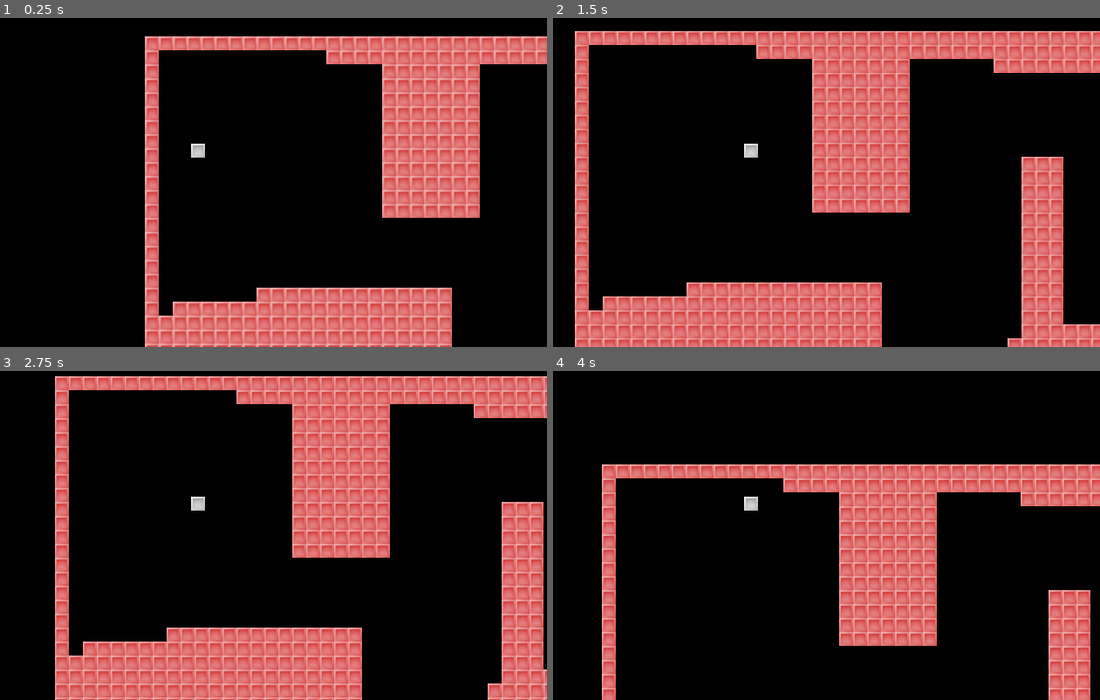
Above: before the commit, frames 1-4 (two rows, left to right).
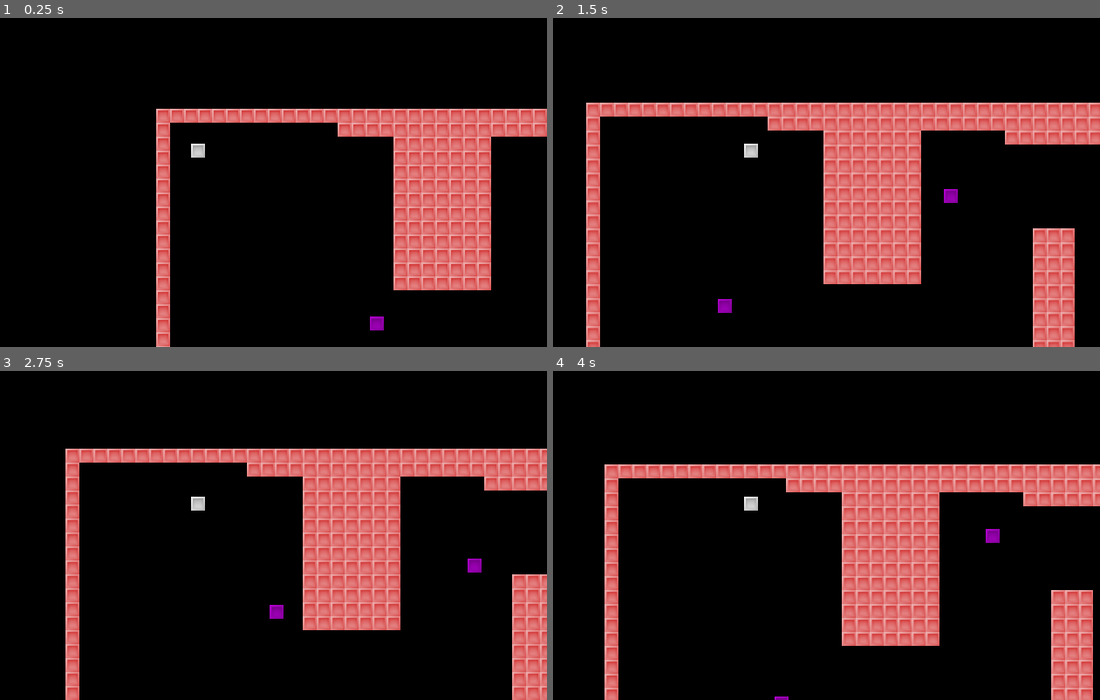
Above: after the commit, the same moments.

Repository: julabrego/programacion-videojuegos-iii-2026
Game: Godot game, scene res://main.tscn
Two runs of this game, one before a commit and one after it. Both use one fixed random seed, a clock stepped at 60 frames per second and the inputs below.
Inputs:
- Up to frame 1 (0.25 s): no input
- Up to frame 2 (1.5 s): hold Right (move_right) 0.53-1.28 s; tap Down (move_bottom) at 0.6, 1.35 s; hold Left (move_left) from 1.28 s (still down)
- Up to frame 3 (2.75 s): release Left (move_left) at 2.03 s; hold Right (move_right) from 2.03 s (still down); tap Down (move_bottom) at 2.1 s
- Up to frame 4 (4 s): release Right (move_right) at 2.78 s; hold Up (move_up) 2.78-3.53 s; tap Down (move_bottom) at 2.85, 3.6 s; hold Left (move_left) from 3.53 s (still down)

The runs differ from the first frame. In frame 1, 30% of the frame differs, in the area x 26-100%, y 5-100%; in frame 2, 41%, in the area x 3-100%, y 3-100%; in frame 3, 40%; in frame 4, 6.6%.

Commit message:
feature: adds dummy enemies

Diff:
--- /dev/null
+++ b/actividad-02/enemy/enemy.gd
@@ -0,0 +1,17 @@
+extends AnimatableBody2D
+
+@export var speed: float = 2.0
+@export var radius: float = 50.0
+
+var angle: float = 0.0
+var center_position: Vector2
+
+func _ready():
+	center_position = position
+
+func _physics_process(delta):
+	angle += speed * delta
+
+	var offset = Vector2(cos(angle), sin(angle)) * radius
+
+	position = center_position + offset
--- /dev/null
+++ b/actividad-02/enemy/enemy.tscn
@@ -0,0 +1,59 @@
+[gd_scene format=3 uid="uid://kr0vvro210me"]
+
+[ext_resource type="Texture2D" uid="uid://xlgnal526opc" path="res://player/player.png" id="1_2mvqj"]
+[ext_resource type="Script" uid="uid://bl3hskac44voy" path="res://enemy/enemy.gd" id="1_ofsxj"]
+
+[sub_resource type="Animation" id="Animation_1bvp3"]
+length = 2.0
+loop_mode = 1
+tracks/0/type = "value"
+tracks/0/imported = false
+tracks/0/enabled = true
+tracks/0/path = NodePath(".:rotation")
+tracks/0/interp = 1
+tracks/0/loop_wrap = true
+tracks/0/keys = {
+"times": PackedFloat32Array(0, 2),
+"transitions": PackedFloat32Array(1, 1),
+"update": 0,
+"values": [0.0, 6.283185307179586]
+}
+
+[sub_resource type="Animation" id="Animation_lquwl"]
+resource_name = "rotate"
+length = 2.0
+loop_mode = 1
+tracks/0/type = "value"
+tracks/0/imported = false
+tracks/0/enabled = true
+tracks/0/path = NodePath(".:rotation")
+tracks/0/interp = 1
+tracks/0/loop_wrap = true
+tracks/0/keys = {
+"times": PackedFloat32Array(0, 2),
+"transitions": PackedFloat32Array(1, 1),
+"update": 0,
+"values": [0.0, 6.283185307179586]
+}
+
+[sub_resource type="AnimationLibrary" id="AnimationLibrary_7mycd"]
+_data = {
+&"RESET": SubResource("Animation_1bvp3"),
+&"rotate": SubResource("Animation_lquwl")
+}
+
+[sub_resource type="CircleShape2D" id="CircleShape2D_h2yge"]
+radius = 9.0
+
+[node name="enemy" type="AnimatableBody2D" unique_id=1821378066]
+script = ExtResource("1_ofsxj")
+
+[node name="Sprite2D" type="Sprite2D" parent="." unique_id=1721490688]
+modulate = Color(0.73333335, 0, 0.8509804, 1)
+texture = ExtResource("1_2mvqj")
+
+[node name="AnimationPlayer" type="AnimationPlayer" parent="Sprite2D" unique_id=1217870824]
+libraries/ = SubResource("AnimationLibrary_7mycd")
+
+[node name="CollisionShape2D" type="CollisionShape2D" parent="." unique_id=1384010969]
+shape = SubResource("CircleShape2D_h2yge")
--- a/actividad-02/main.tscn
+++ b/actividad-02/main.tscn
@@ -2,6 +2,7 @@
 
 [ext_resource type="TileSet" uid="uid://cn00qbj1mkif" path="res://levels/tileset.tres" id="1"]
 [ext_resource type="PackedScene" uid="uid://d4mmfsjite1gy" path="res://player/player.tscn" id="2"]
+[ext_resource type="PackedScene" uid="uid://kr0vvro210me" path="res://enemy/enemy.tscn" id="2_h2yge"]
 
 [node name="game" type="Node2D" unique_id=1975436416]
 
@@ -12,7 +13,25 @@
 tile_map_data = PackedByteArray("AAADAAgAAAAAAAAAAAADAAkAAAAAAAAAAAADAAoAAAAAAAAAAAADAAsAAAAAAAAAAAADAAwAAAAAAAAAAAADAA …(14960 unchanged characters)…
 tile_set = ExtResource("1")
 
+[node name="enemy" parent="level1" unique_id=1821378066 instance=ExtResource("2_h2yge")]
+position = Vector2(496, 224)
+speed = -2.0
+radius = 30.0
+
+[node name="enemy3" parent="level1" unique_id=1935827352 instance=ExtResource("2_h2yge")]
+position = Vector2(688, 224)
+speed = -2.0
+radius = 30.0
+
+[node name="enemy2" parent="level1" unique_id=846060766 instance=ExtResource("2_h2yge")]
+position = Vector2(256, 336)
+
+[node name="enemy4" parent="level1" unique_id=493922163 instance=ExtResource("2_h2yge")]
+position = Vector2(976, 480)
+speed = 4.0
+
 [node name="player" parent="." unique_id=1414850156 instance=ExtResource("2")]
-position = Vector2(108.528, 242.682)
+position = Vector2(96, 160)
+metadata/_edit_group_ = true
 
 [node name="Camera2D" type="Camera2D" parent="player" unique_id=348831053]
Not shown, added: actividad-02/enemy/enemy.gd.uid
